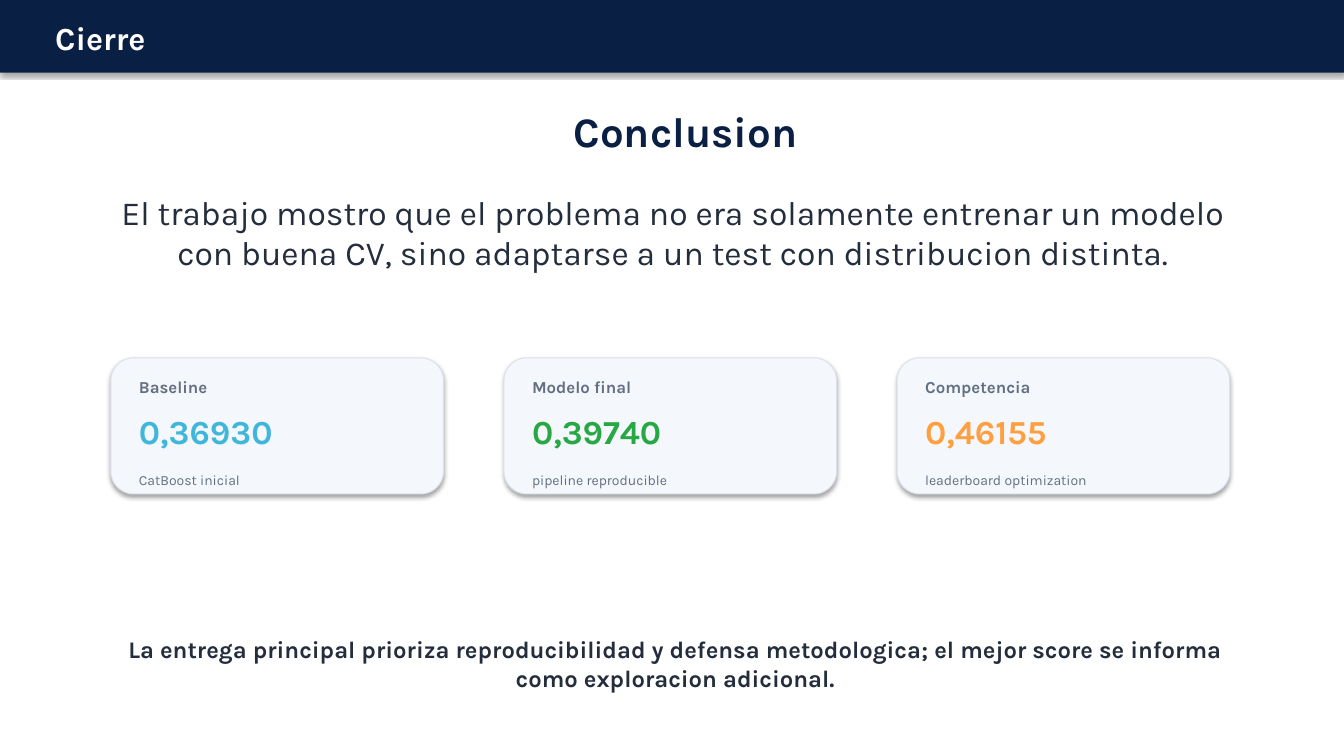
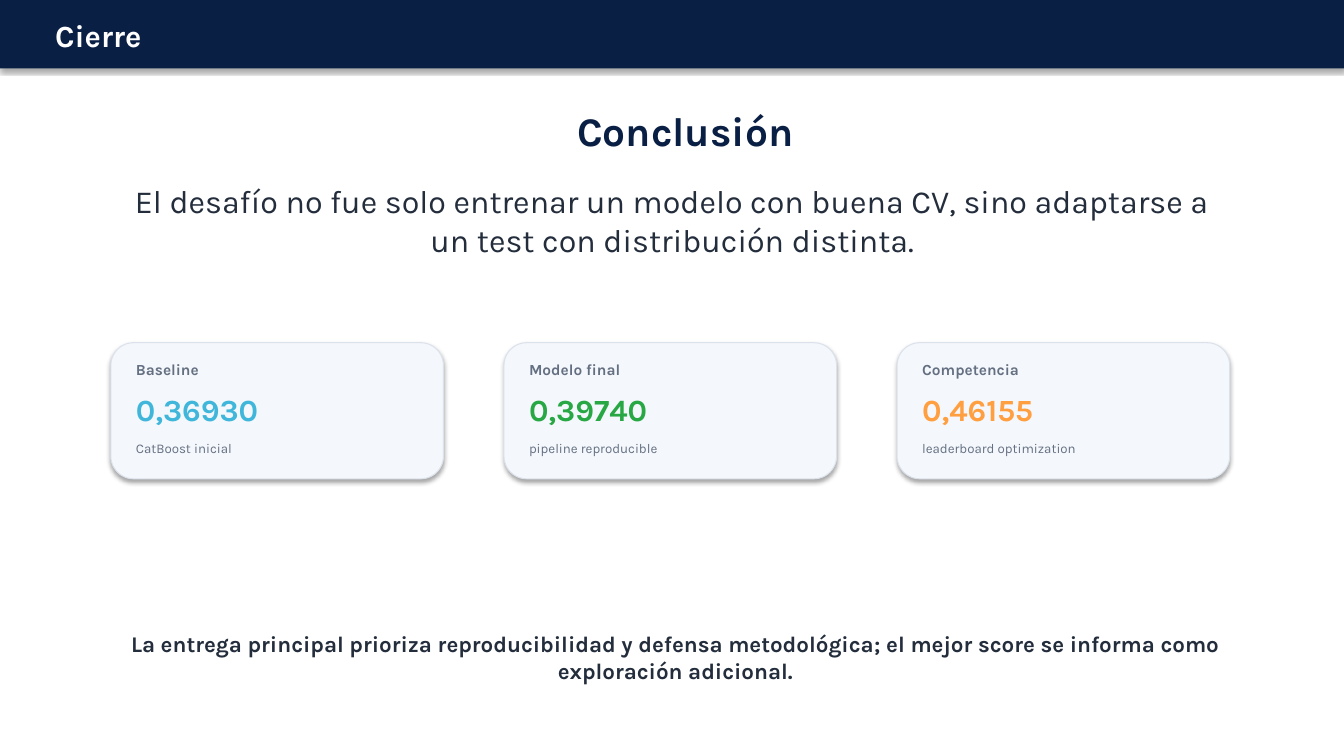
Before and after one commit to matigold22/TP3_Predictiva_Kaggle, a slide deck: slide 10 of presentacion/PRESENTACION_MODELOS_FINAL.pptx. Drawn at 1344x756 pixels with LibreOffice and Linux fonts; fonts in the diff are those of the drawing. Boxes give left, top, right and bottom in pixels: in the first picture for what was removed or moved away, otherwise in the second. Text is boxed around its words. In the diff, an @@ line names an element or a change of style, - is before the commit and + after.

Commit message:
Ajustar layout y caracteres de presentacion

```diff
--- a/presentacion/PRESENTACION_MODELOS_FINAL.pptx
+++ b/presentacion/PRESENTACION_MODELOS_FINAL.pptx
@@ rectangle: place and size @@
-rectangle at box(0, 0, 1344, 73)
+rectangle at box(0, 0, 1344, 69)
@@ text "Cierre" at box(55, 25, 141, 48): size 23 to 22 pt @@
@@ text at box(577, 114, 793, 147): text changed; size 30 to 29 pt @@
-Conclusion
+Conclusión
@@ text at box(135, 188, 1208, 253): text changed; size 24 to 23 pt @@
-El trabajo mostro que el problema no era solamente entrenar un modelo con buena CV, sino adaptarse a un test con distribucion distinta.
+El desafío no fue solo entrenar un modelo con buena CV, sino adaptarse a un test con distribución distinta.
@@ text "Baseline": place and size @@
-text "Baseline" at box(139, 381, 207, 393)
+text "Baseline" at box(136, 364, 199, 375)
@@ text "Modelo final": place and size @@
-text "Modelo final" at box(532, 381, 631, 393)
+text "Modelo final" at box(529, 364, 620, 375)
@@ 3 rounded rectangles: place and size @@
-3 rounded rectangles at box(111, 358, 1230, 494)
+3 rounded rectangles at box(111, 343, 1230, 479)
@@ size 12 to 11 pt in 3 elements at box(136, 364, 199, 375), box(529, 364, 620, 375), box(922, 364, 1019, 379) @@
@@ text "Competencia": place and size @@
-text "Competencia" at box(925, 381, 1030, 397)
+text "Competencia" at box(922, 364, 1019, 379)
@@ text "0,36930": place and size @@
-text "0,36930" at box(139, 421, 273, 449)
+text "0,36930" at box(136, 400, 258, 425)
@@ text "0,39740": place and size @@
-text "0,39740" at box(532, 421, 661, 449)
+text "0,39740" at box(529, 400, 647, 425)
@@ size 24 to 22 pt in 3 elements at box(136, 400, 258, 425), box(529, 400, 647, 425), box(922, 400, 1033, 425) @@
@@ text "0,46155": place and size @@
-text "0,46155" at box(925, 421, 1046, 449)
+text "0,46155" at box(922, 400, 1033, 425)
@@ text "CatBoost inicial": place and size @@
-text "CatBoost inicial" at box(139, 475, 240, 485)
+text "CatBoost inicial" at box(136, 444, 232, 453)
@@ text "pipeline reproducible": place and size @@
-text "pipeline reproducible" at box(532, 475, 667, 488)
+text "pipeline reproducible" at box(529, 444, 657, 456)
@@ size 10 to 9.5 pt in 3 elements at box(136, 444, 232, 453), box(529, 444, 657, 456), box(922, 444, 1076, 456) @@
@@ text "leaderboard optimization": place and size @@
-text "leaderboard optimization" at box(925, 475, 1087, 488)
+text "leaderboard optimization" at box(922, 444, 1076, 456)
@@ text at box(131, 634, 1219, 685): text changed; size 17 to 16 pt @@
-La entrega principal prioriza reproducibilidad y defensa metodologica; el mejor score se informa como exploracion adicional.
+La entrega principal prioriza reproducibilidad y defensa metodológica; el mejor score se informa como exploración adicional.
```
Also in this commit, not shown: 9 other slides changed.
